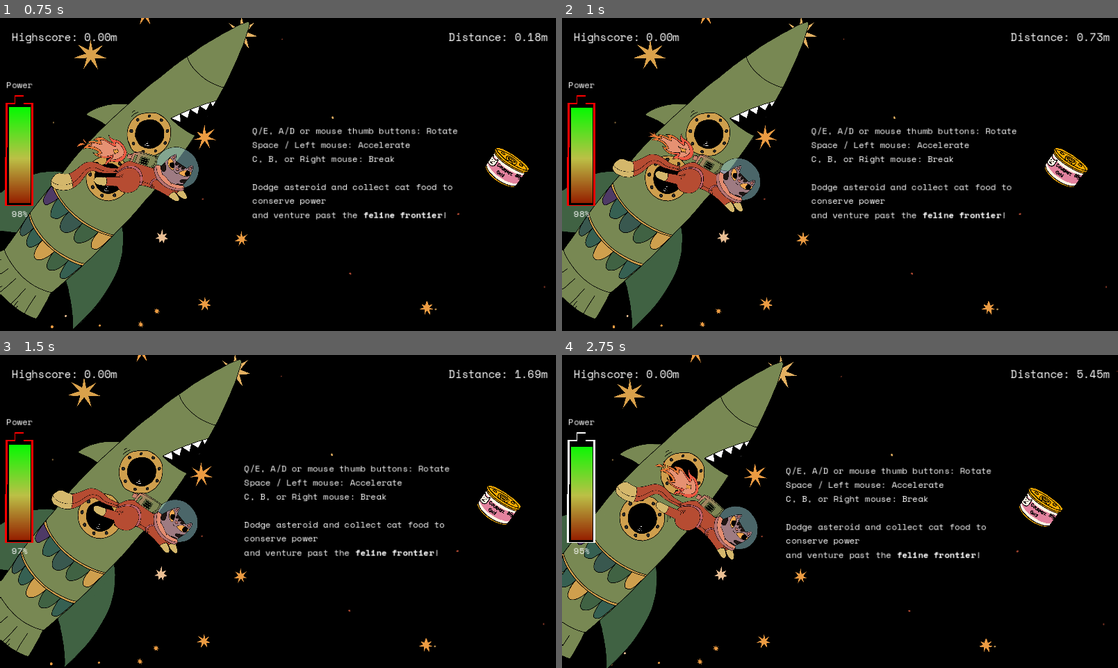
Above: before the commit, frames 1-4 (two rows, left to right).
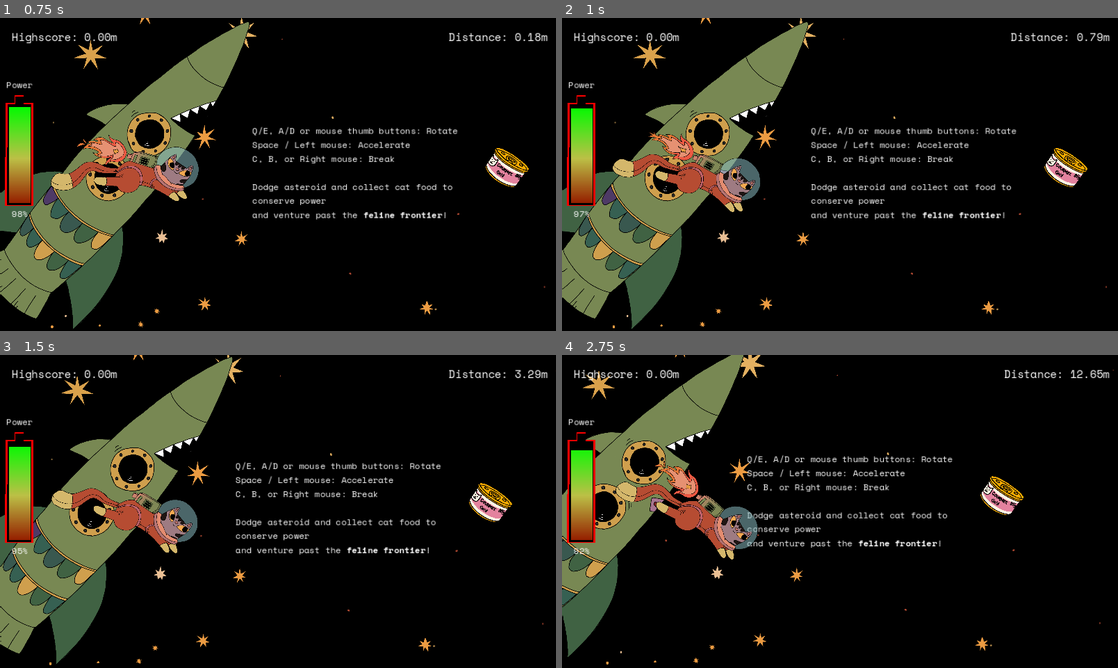
Above: after the commit, the same moments.

Repository: bene-labs/Feline-Frontier
Game: Godot game, scene res://scenes/game.tscn
Two runs of this game, one before a commit and one after it. Both use one fixed random seed, a clock stepped at 60 frames per second and the inputs below. Sound files missing from this copy of the repository are replaced by a short silence.
Inputs (mouse positions are in pixels of both pictures, inside the frame that each line leads up to):
- Up to frame 1 (0.75 s): tap Enter at 0.5 s; move the mouse to (400, 158) at 0.52 s; hold E (roate_right) from 0.53 s (still down); hold Space (boost) from 0.53 s (still down)
- Up to frame 2 (1 s): keep holding E (roate_right); keep holding Space (boost); right-click (962, 158) at 0.8 s
- Up to frame 3 (1.5 s): move the mouse to (166, 527) at 1.27 s; release E (roate_right) at 1.28 s; release Space (boost) at 1.28 s; hold Q (rotate_left) from 1.28 s (still down); right-click (166, 527) at 1.35 s
- Up to frame 4 (2.75 s): tap Space (boost) at 1.55 s; move the mouse to (895, 442) at 2.02 s; release Q (rotate_left) at 2.03 s; hold E (roate_right) from 2.03 s (still down); hold Space (boost) from 2.03 s (still down); right-click (895, 442) at 2.3 s

Frame 1 is identical in both runs. In frame 2, 2.3% of the frame differs, in the area x 0-98%, y 0-100%; in frame 3, 10%; in frame 4, 19%, in the area x 0-100%, y 0-100%.

Commit message:
add and implement soudnds

Diff:
--- a/scenes/asteroid.tscn
+++ b/scenes/asteroid.tscn
@@ -1,13 +1,17 @@
-[gd_scene load_steps=5 format=3 uid="uid://bshjpe42vqxt4"]
+[gd_scene load_steps=7 format=3 uid="uid://bshjpe42vqxt4"]
 
 [ext_resource type="Script" path="res://scripts/asteroid.gd" id="1_pebcr"]
 [ext_resource type="Texture2D" uid="uid://xfq2tdk7d77v" path="res://images/Asteroid.png" id="2_u623o"]
+[ext_resource type="AudioStream" uid="uid://wyvv5x00yk3t" path="res://sounds/Asteroid_Hitting_each_Other.mp3" id="3_fr4wi"]
 
 [sub_resource type="PhysicsMaterial" id="PhysicsMaterial_hl7vp"]
 bounce = 0.6
 
 [sub_resource type="CircleShape2D" id="CircleShape2D_0o2sn"]
 radius = 50.0
+
+[sub_resource type="CircleShape2D" id="CircleShape2D_ql5wk"]
+radius = 50.2
 
 [node name="Asteroid" type="RigidBody2D"]
 collision_layer = 10
@@ -27,5 +31,17 @@
 [node name="VisibleOnScreenNotifier2D" type="VisibleOnScreenNotifier2D" parent="."]
 scale = Vector2(15, 15)
 
+[node name="AsteroidHitArea" type="Area2D" parent="."]
+collision_layer = 0
+collision_mask = 8
+
+[node name="CollisionShape2D" type="CollisionShape2D" parent="AsteroidHitArea"]
+shape = SubResource("CircleShape2D_ql5wk")
+
+[node name="HitStreamPlayer" type="AudioStreamPlayer2D" parent="."]
+stream = ExtResource("3_fr4wi")
+volume_db = -5.0
+
 [connection signal="screen_entered" from="VisibleOnScreenNotifier2D" to="." method="_on_visible_on_screen_notifier_2d_screen_entered"]
 [connection signal="screen_exited" from="VisibleOnScreenNotifier2D" to="." method="_on_visible_on_screen_notifier_2d_screen_exited"]
+[connection signal="body_entered" from="AsteroidHitArea" to="." method="_on_area_2d_body_entered"]
--- a/scenes/audio_controller.gd
+++ b/scenes/audio_controller.gd
@@ -14,6 +14,16 @@
 	CHILL,
 	INTENSE
 }
+
+static func play(audio: AudioStream, volume := 1.0, position:= Vector2.ZERO) -> void:
+	var audio_player := AudioStreamPlayer2D.new()
+	audio_player.volume_db = linear_to_db(volume)
+	audio_player.position = position
+	audio_player.stream = audio
+	Engine.get_main_loop().root.add_child(audio_player)
+	audio_player.play()
+	await audio_player.finished
+	audio_player.queue_free()
 
 
 func play_chill():
--- a/scenes/audio_controller.tscn
+++ b/scenes/audio_controller.tscn
@@ -3,62 +3,6 @@
 [ext_resource type="Script" path="res://scenes/audio_controller.gd" id="1_rvg68"]
 [ext_resource type="AudioStream" uid="uid://2bp5fvu4xqe0" path="res://music/RetroSpace_v1.wav" id="2_xckj1"]
 [ext_resource type="AudioStream" uid="uid://e0dq8ihrby4i" path="res://music/AlienActionCat_v2.wav" id="3_483er"]
-
-[sub_resource type="Animation" id="Animation_typ6l"]
-resource_name = "play_chill"
-length = 2.0
-tracks/0/type = "value"
-tracks/0/imported = false
-tracks/0/enabled = true
-tracks/0/path = NodePath("IntensePlayer:volume_db")
-tracks/0/interp = 1
-tracks/0/loop_wrap = true
-tracks/0/keys = {
-"times": PackedFloat32Array(0, 2),
-"transitions": PackedFloat32Array(1, 0.5),
-"update": 0,
-"values": [0.0, -80.0]
-}
-tracks/1/type = "value"
-tracks/1/imported = false
-tracks/1/enabled = true
-tracks/1/path = NodePath("ChillPlayer:volume_db")
-tracks/1/interp = 1
-tracks/1/loop_wrap = true
-tracks/1/keys = {
-"times": PackedFloat32Array(0),
-"transitions": PackedFloat32Array(0.5),
-"update": 0,
-"values": [0.0]
-}
-tracks/2/type = "method"
-tracks/2/imported = false
-tracks/2/enabled = true
-tracks/2/path = NodePath("IntensePlayer")
-tracks/2/interp = 1
-tracks/2/loop_wrap = true
-tracks/2/keys = {
-"times": PackedFloat32Array(2),
-"transitions": PackedFloat32Array(1),
-"values": [{
-"args": [],
-"method": &"stop"
-}]
-}
-tracks/3/type = "method"
-tracks/3/imported = false
-tracks/3/enabled = true
-tracks/3/path = NodePath("ChillPlayer")
-tracks/3/interp = 1
-tracks/3/loop_wrap = true
-tracks/3/keys = {
-"times": PackedFloat32Array(1.7),
-"transitions": PackedFloat32Array(1),
-"values": [{
-"args": [],
-"method": &"play"
-}]
-}
 
 [sub_resource type="Animation" id="Animation_1txhp"]
 length = 0.001
@@ -87,6 +31,62 @@
 "values": [0.0]
 }
 
+[sub_resource type="Animation" id="Animation_typ6l"]
+resource_name = "play_chill"
+length = 2.0
+tracks/0/type = "value"
+tracks/0/imported = false
+tracks/0/enabled = true
+tracks/0/path = NodePath("IntensePlayer:volume_db")
+tracks/0/interp = 1
+tracks/0/loop_wrap = true
+tracks/0/keys = {
+"times": PackedFloat32Array(0, 2),
+"transitions": PackedFloat32Array(1, 0.5),
+"update": 0,
+"values": [-5.0, -80.0]
+}
+tracks/1/type = "value"
+tracks/1/imported = false
+tracks/1/enabled = true
+tracks/1/path = NodePath("ChillPlayer:volume_db")
+tracks/1/interp = 1
+tracks/1/loop_wrap = true
+tracks/1/keys = {
+"times": PackedFloat32Array(-0.0333333),
+"transitions": PackedFloat32Array(0.5),
+"update": 0,
+"values": [-5.0]
+}
+tracks/2/type = "method"
+tracks/2/imported = false
+tracks/2/enabled = true
+tracks/2/path = NodePath("IntensePlayer")
+tracks/2/interp = 1
+tracks/2/loop_wrap = true
+tracks/2/keys = {
+"times": PackedFloat32Array(2),
+"transitions": PackedFloat32Array(1),
+"values": [{
+"args": [],
+"method": &"stop"
+}]
+}
+tracks/3/type = "method"
+tracks/3/imported = false
+tracks/3/enabled = true
+tracks/3/path = NodePath("ChillPlayer")
+tracks/3/interp = 1
+tracks/3/loop_wrap = true
+tracks/3/keys = {
+"times": PackedFloat32Array(1.4),
+"transitions": PackedFloat32Array(1),
+"values": [{
+"args": [],
+"method": &"play"
+}]
+}
+
 [sub_resource type="Animation" id="Animation_0f345"]
 resource_name = "play_intense"
 length = 2.0
@@ -100,7 +100,7 @@
 "times": PackedFloat32Array(0),
 "transitions": PackedFloat32Array(1),
 "update": 0,
-"values": [0.0]
+"values": [-5.0]
 }
 tracks/1/type = "value"
 tracks/1/imported = false
@@ -112,7 +112,7 @@
 "times": PackedFloat32Array(0, 2),
 "transitions": PackedFloat32Array(1, 0.5),
 "update": 0,
-"values": [0.0, -80.0]
+"values": [-5.0, -80.0]
 }
 tracks/2/type = "method"
 tracks/2/imported = false
@@ -121,7 +121,7 @@
 tracks/2/interp = 1
 tracks/2/loop_wrap = true
 tracks/2/keys = {
-"times": PackedFloat32Array(1.7),
+"times": PackedFloat32Array(1.4),
 "transitions": PackedFloat32Array(1),
 "values": [{
 "args": [],
--- a/scenes/player.tscn
+++ b/scenes/player.tscn
@@ -10,6 +10,9 @@
 [ext_resource type="Texture2D" uid="uid://cbyqkwj3n37t8" path="res://images/AnimationCat/Animation-3.png" id="8_0xumn"]
 [ext_resource type="Texture2D" uid="uid://2bh26sjgwwm2" path="res://images/AnimationCat/Animation-4.png" id="9_6ukju"]
 [ext_resource type="Texture2D" uid="uid://0ketu0uhrl0p" path="res://images/AnimationCat/Animation-5.png" id="10_hqxsa"]
+[ext_resource type="AudioStream" uid="uid://bh0bohcsgbdpa" path="res://sounds/boost/ActivateBoost.mp3" id="11_ecsm2"]
+[ext_resource type="AudioStream" uid="uid://c5xiu7pq6k1v0" path="res://sounds/boost/BoostActive_loop.mp3" id="12_ecvs7"]
+[ext_resource type="AudioStream" uid="uid://13uokqpq7ngo" path="res://sounds/boost/NoPower.mp3" id="13_qgnyw"]
 
 [sub_resource type="SpriteFrames" id="SpriteFrames_bgpij"]
 animations = [{
@@ -117,5 +120,26 @@
 [node name="InvulnerabilityTimer" type="Timer" parent="."]
 wait_time = 0.2
 
+[node name="BoostStartStreamPlayer" type="AudioStreamPlayer2D" parent="."]
+position = Vector2(1, -34)
+stream = ExtResource("11_ecsm2")
+volume_db = -5.0
+
+[node name="BoostLoopStreamPlayer" type="AudioStreamPlayer2D" parent="."]
+unique_name_in_owner = true
+position = Vector2(1, -34)
+stream = ExtResource("12_ecvs7")
+volume_db = 5.0
+
+[node name="NoPowerStreamPlayer" type="AudioStreamPlayer2D" parent="."]
+position = Vector2(1, -34)
+stream = ExtResource("13_qgnyw")
+volume_db = 5.0
+
+[node name="HitSoundPlayer" type="AudioStreamPlayer2D" parent="."]
+position = Vector2(94, -21)
+volume_db = 4.0
+
 [connection signal="body_entered" from="ObstacleDetector" to="." method="_on_obstacle_detector_body_entered"]
 [connection signal="timeout" from="InvulnerabilityTimer" to="." method="_on_invulnerability_timer_timeout"]
+[connection signal="finished" from="BoostStartStreamPlayer" to="." method="_on_boost_start_stream_player_finished"]
--- a/scripts/asteroid.gd
+++ b/scripts/asteroid.gd
@@ -55,3 +55,9 @@
 
 func get_energy_drain():
 	return energy_drain
+
+
+func _on_area_2d_body_entered(body: Node2D) -> void:
+	if is_visible and body is Asteroid:
+		$HitStreamPlayer.pitch_scale = randf_range(0.6, 1.4)
+		$HitStreamPlayer.play()
--- a/scripts/cat_food.gd
+++ b/scripts/cat_food.gd
@@ -2,6 +2,12 @@
 extends RigidBody2D
 
 static var prefab =  preload("res://scenes/cat_food.tscn")
+static var eat_sounds = [
+	preload("res://sounds/cat_eat/Cat_Eating1.mp3"),
+	preload("res://sounds/cat_eat/Cat_Eating2.mp3"),
+	preload("res://sounds/cat_eat/Cat_Eating3.mp3"),
+	preload("res://sounds/cat_eat/Cat_Eating4.mp3")
+	]
 const MAX_LIFETIME = 20.0
 
 @export var energy_gain := 250
@@ -35,6 +41,7 @@
 
 
 func consume() -> float:
+	AudioController.play(eat_sounds.pick_random(), 4, global_position)
 	queue_free()
 	return energy_gain
 
--- a/scripts/enemy_spawner.gd
+++ b/scripts/enemy_spawner.gd
@@ -1,8 +1,8 @@
 extends Node2D
 
-@export var asteroid_spawn_chance = 0.25
-@export var min_spawn_time := 0.25
-@export var max_spawn_time := 1
+@export var asteroid_spawn_chance = 0.15
+@export var min_spawn_time := 0.5
+@export var max_spawn_time := 1.5
 
 
 var spawn_areas : Array[Area2D]
@@ -15,7 +15,7 @@
 		if not child is Area2D:
 			continue
 		spawn_areas.append(child)
-
+	_on_intense_mode_start()
 
 func _process(delta: float) -> void:
 	diffculty = 1.0 + Player.traveled_distance / 10_000
--- a/scripts/game_ui.gd
+++ b/scripts/game_ui.gd
@@ -57,7 +57,6 @@
 			 int(float(score_placement) / float(score_count) * 100.0)]
 	$GameOverScreen/ScoreResultLabel.show()
 	data["fields"]["entries"]["stringValue"] = JSON.stringify(scores)
-	print(JSON.stringify(data))
 	$GetHighscoresReqest/PostHighscoresRequest.request("https://firestore.googleapis.com/v1/projects/gunkey-6a1db/databases/(default)/documents/feline_frontier/highscores", \
 		[], HTTPClient.METHOD_PATCH, JSON.stringify(data))
 
--- a/scripts/player.gd
+++ b/scripts/player.gd
@@ -4,6 +4,12 @@
 signal power_changed(new_value: float)
 signal hit
 signal died
+
+static var hit_sounds = [
+	preload("res://sounds/cat_hit/Cat_GettingHit1.mp3"),
+	preload("res://sounds/cat_hit/Cat_GettingHit2.mp3"),
+	preload("res://sounds/cat_hit/Cat_GettingHit3.mp3"),
+]
 
 @export var rotation_speed := 10.0
 @export var boost_speed = 100.0
@@ -17,6 +23,8 @@
 static var traveled_distance := 0.0
 var start_postion : Vector2
 var is_invunerable := false
+var is_boost := false
+var is_break := false
 
 func _ready() -> void:
 	start_postion = global_position
@@ -29,6 +37,8 @@
 		$FireSprite.hide()
 		$BackwardsFire.hide()
 		boost_velcotiy = Vector2(0, 0)
+		%BoostLoopStreamPlayer.stop()
+		$BoostStartStreamPlayer.stop()
 	power_changed.emit(remaining_power / max_power)
 
 
@@ -51,25 +61,50 @@
 func _input(event: InputEvent) -> void:
 	if event.is_action_pressed("boost"):
 		if remaining_power <= 0:
+			$NoPowerStreamPlayer.pitch_scale = randf_range(0.65, 1.35)
+			$NoPowerStreamPlayer.play()
 			power_changed.emit(-1)
+			is_boost = false
+			$BoostStartStreamPlayer.stop()
+			%BoostLoopStreamPlayer.stop()
 		else:
 			$AnimatedSprite.play("default")
 			$FireSprite.show()
 			$FireSprite.play("boost")
 			boost_velcotiy = Vector2(boost_speed, 0).rotated(rotation)
+			is_boost = true
+			if not is_break:
+				$BoostStartStreamPlayer.play()
 	elif event.is_action_released("boost"):
 		#$AnimatedSprite.play("default")
 		$FireSprite.hide()
-		boost_velcotiy = Vector2(0, 0)
+		is_boost = false
+		boost_velcotiy = Vector2(-boost_speed, 0).rotated(rotation) \
+			if is_break else Vector2(0, 0)
+		if not is_break:
+			$BoostStartStreamPlayer.stop()
+			%BoostLoopStreamPlayer.stop()
 	elif event.is_action_pressed("break"):
 		if remaining_power <= 0:
+			$NoPowerStreamPlayer.pitch_scale = randf_range(0.65, 1.35)
 			power_changed.emit(-1)
+			is_break = false
+			$BoostStartStreamPlayer.stop()
+			%BoostLoopStreamPlayer.stop()
 		else:
+			is_break = true
 			$BackwardsFire.show()
 			boost_velcotiy = Vector2(-boost_speed, 0).rotated(rotation)
+			if not is_boost:
+				$BoostStartStreamPlayer.play()
 	elif event.is_action_released("break"):
 		$BackwardsFire.hide()
-		boost_velcotiy = Vector2(0, 0)
+		is_break = false
+		boost_velcotiy = Vector2(boost_speed, 0).rotated(rotation) \
+			if is_boost else Vector2(0, 0)
+		if not is_boost:
+			$BoostStartStreamPlayer.stop()
+			%BoostLoopStreamPlayer.stop()
 
 	if event.is_action_pressed("roate_right"):
 		rotation_velocity = rotation_speed
@@ -88,6 +123,8 @@
 
 func _on_obstacle_detector_body_entered(body):
 	if not is_invunerable and body.has_method("get_energy_drain"):
+		$HitSoundPlayer.stream = hit_sounds.pick_random()
+		$HitSoundPlayer.play()
 		if remaining_power <= 0:
 			die()
 			return
@@ -102,3 +139,7 @@
 
 func _on_invulnerability_timer_timeout():
 	is_invunerable = false
+
+func _on_boost_start_stream_player_finished() -> void:
+	if is_boost or is_break:
+		%BoostLoopStreamPlayer.play()
Not shown: 1 places in scenes/player.tscn that only renumber resources
Not shown, added: sounds/Asteroid_Hitting_each_Other.mp3.import
Not shown, added: sounds/boost/ActivateBoost.mp3.import
Not shown, added: sounds/boost/BoostActive_loop.mp3.import
Not shown, added: sounds/boost/BoostStops.mp3.import
Not shown, added: sounds/boost/NoPower.mp3.import
Not shown, added: sounds/cat_eat/Cat_Eating1.mp3.import
Not shown, added: sounds/cat_eat/Cat_Eating2.mp3.import
Not shown, added: sounds/cat_eat/Cat_Eating3.mp3.import
Not shown, added: sounds/cat_eat/Cat_Eating4.mp3.import
Not shown, added: sounds/cat_hit/Cat_GettingHit1.mp3.import
Not shown, added: sounds/cat_hit/Cat_GettingHit2.mp3.import
(and 13 more such lines)
